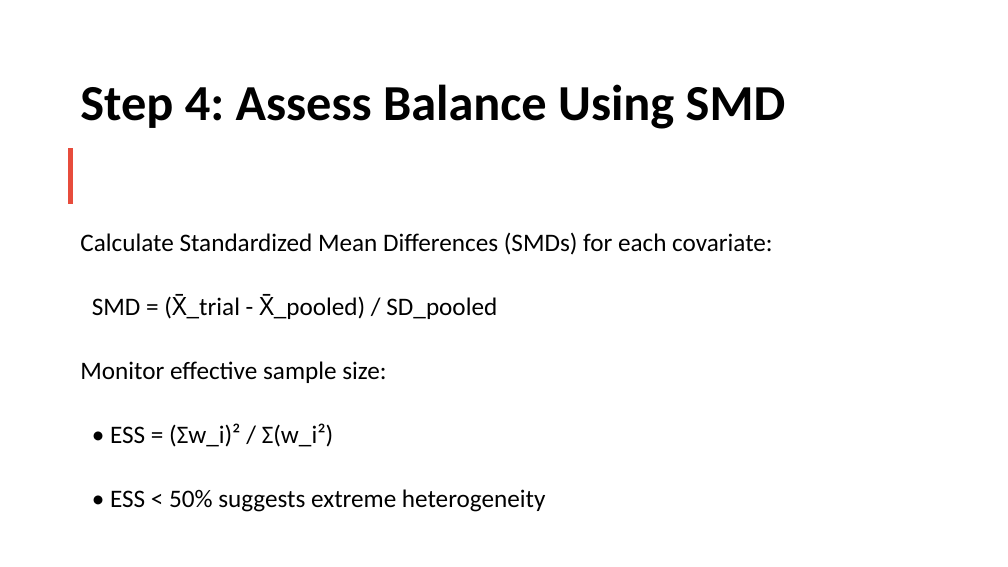
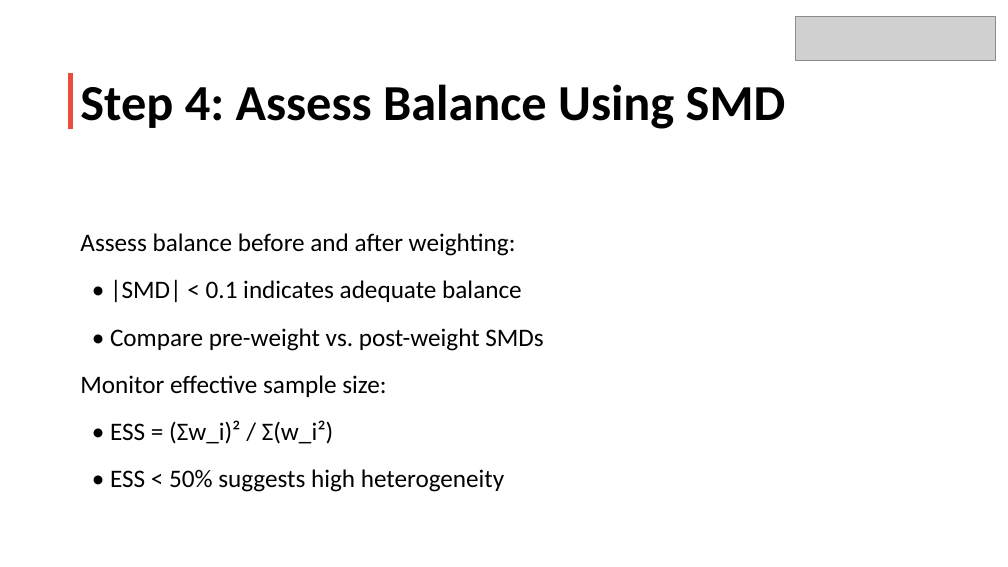
Before and after one commit to dkarletsos/multigroup_iptw, a slide deck: slide 14 of manuscript/PRE_AS12.pptx (slide 11 before the commit). Drawn at 1008x567 pixels with LibreOffice and Linux fonts; fonts in the diff are those of the drawing; grey boxes stand for pictures. Boxes give left, top, right and bottom in pixels: in the first picture for what was removed or moved away, otherwise in the second. Text is boxed around its words. In the diff, an @@ line names an element or a change of style, - is before the commit and + after.

```diff
--- a/manuscript/PRE_AS12.pptx
+++ b/manuscript/PRE_AS12.pptx
@@ picture added at [795,16,995,60] @@
@@ rectangle: place and size @@
-rectangle at [71,151,71,202]
+rectangle at [71,76,71,126]
@@ text at [80,233,543,351]: text changed @@
-Calculate Standardized Mean Differences (SMDs) for each covariate:
-SMD = (X̄_trial - X̄_pooled) / SD_pooled
+Assess balance before and after weighting:
+• |SMD| < 0.1 indicates adequate balance
+• Compare pre-weight vs. post-weight SMDs
@@ text at [80,375,386,444]: less space between paragraphs @@
@@ text at [110,469,504,492]: text changed @@
-• ESS < 50% suggests extreme heterogeneity
+• ESS < 50% suggests high heterogeneity
```
Also in this commit, not shown: 16 other slides changed, 4 slides added, 1 slide removed, 7 other files.
